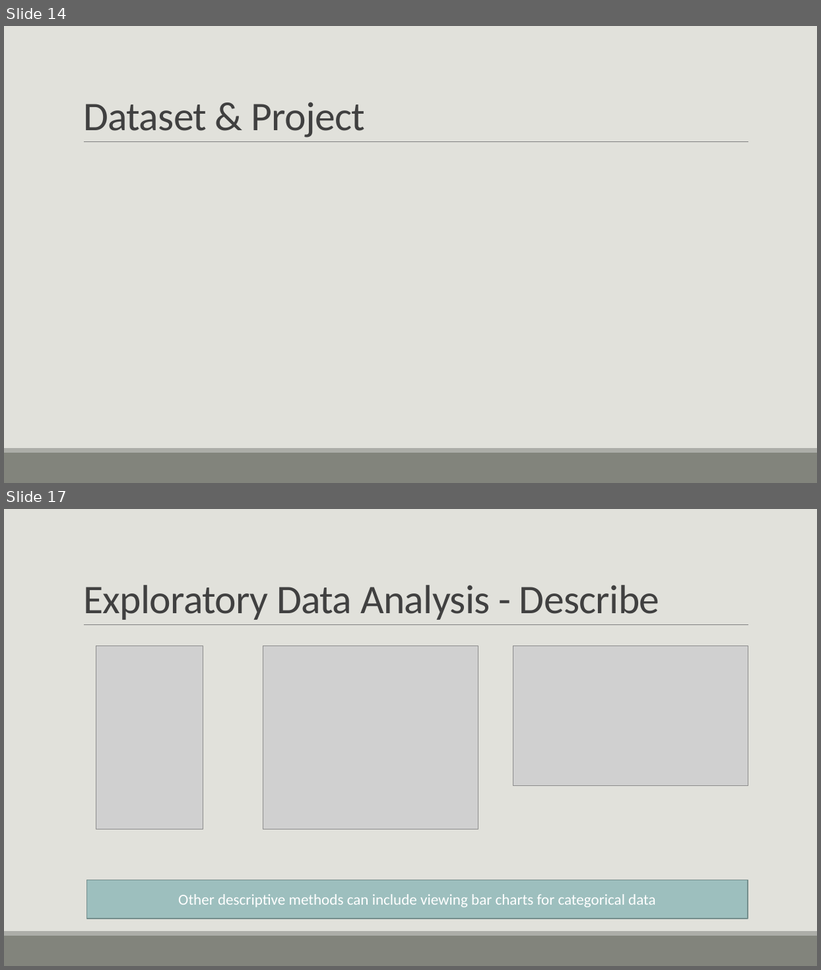
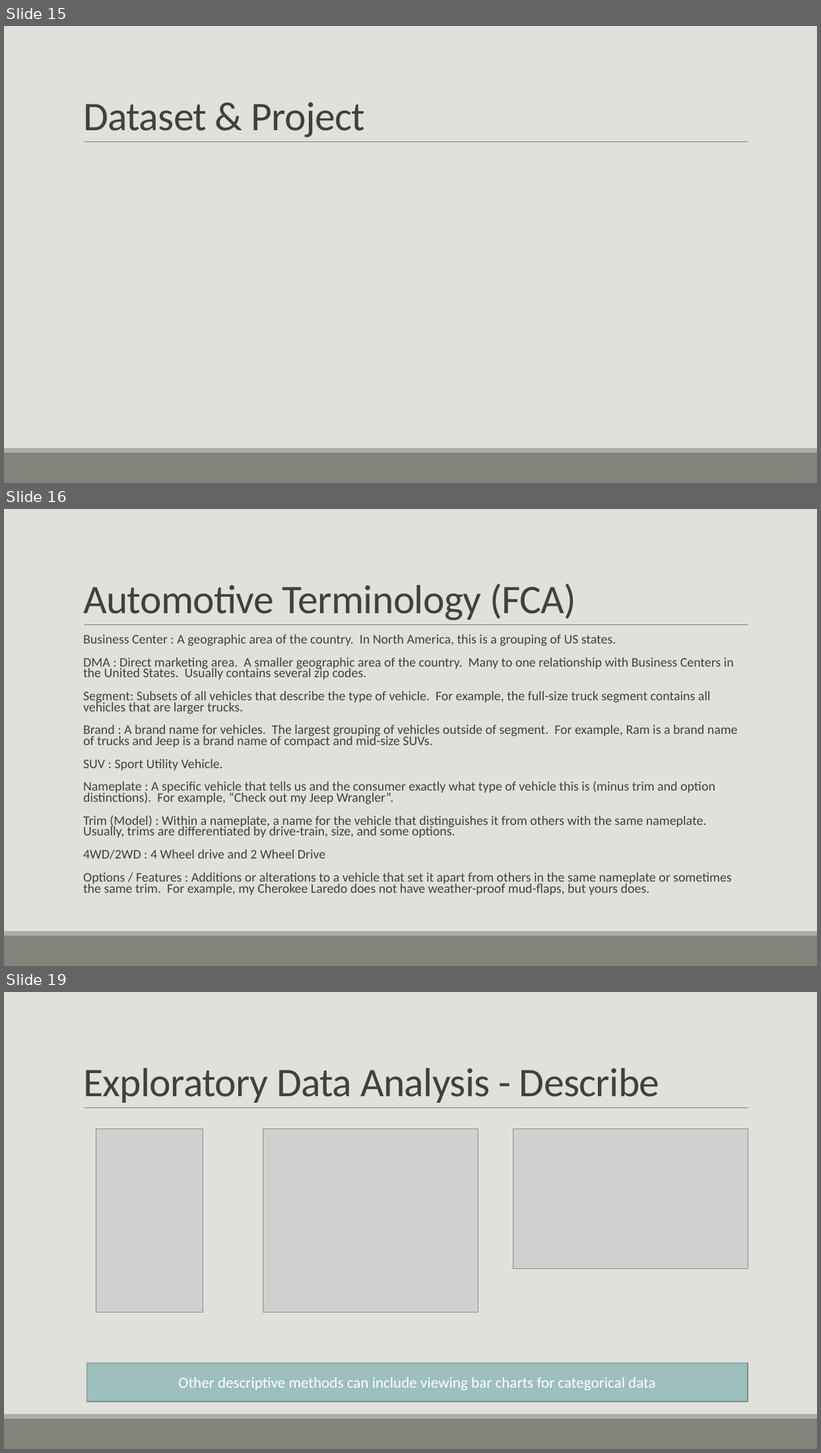
Before and after one commit to casey-whorton-waynestate/public-course-content, a slide deck: Wayne State Course.pptx. Shown one above the other, each under a label of ours: slides 14 and 17 before the commit, slides 15, 16 and 19 after it; the slides between them are not shown. The pictures are 821x970 and 821x1453 pixels, drawn with LibreOffice and Linux fonts; fonts in the diff are those of the drawing; grey boxes stand for pictures. Boxes give left, top, right and bottom in pixels: in the first picture for what was removed or moved away, otherwise in the second. Text is boxed around its words. In the diff, an @@ line names an element or a change of style, - is before the commit and + after.

```diff
--- a/Wayne State Course.pptx
+++ b/Wayne State Course.pptx
@@ slide 16 added at (x1=4, y1=509, x2=817, y2=966), background #E1E1DB; not listed: 3 template elements that a slide beside it also shows @@
@@ title added at (x1=83, y1=584, x2=576, y2=621), 48 pt, text #404040 @@
+Automotive Terminology (FCA)
@@ text added at (x1=83, y1=634, x2=738, y2=895), 15.5 pt, text #404040 @@
+  Business Center : A geographic area of the country. In North America, this is a grouping of US states.
+  DMA : Direct marketing area. A smaller geographic area of the country. Many to one relationship with Business Centers in the United States. Usually contains several zip codes.
+  Segment: Subsets of all vehicles that describe the type of vehicle. For example, the full-size truck segment contains all vehicles that are larger trucks.
+  Brand : A brand name for vehicles. The largest grouping of vehicles outside of segment. For example, Ram is a brand name of trucks and Jeep is a brand name of compact and mid-size SUVs.
+  SUV : Sport Utility Vehicle.
+  Nameplate : A specific vehicle that tells us and the consumer exactly what type of vehicle this is (minus trim and option distinctions). For example, “Check out my Jeep Wrangler”.
+  Trim (Model) : Within a nameplate, a name for the vehicle that distinguishes it from others with the same nameplate. Usually, trims are differentiated by drive-train, size, and some options.
+  4WD/2WD : 4 Wheel drive and 2 Wheel Drive
+  Options / Features : Additions or alterations to a vehicle that set it apart from others in the same nameplate or sometimes the same trim. For example, my Cherokee Laredo does not have weather-proof mud-flaps, but yours does.
@@ what was slide 14 is now slide 15 @@
@@ what was slide 17 is now slide 19 @@
```
Also in this commit, not shown: 3 slides changed, 3 other slides added, 1 slide removed.
